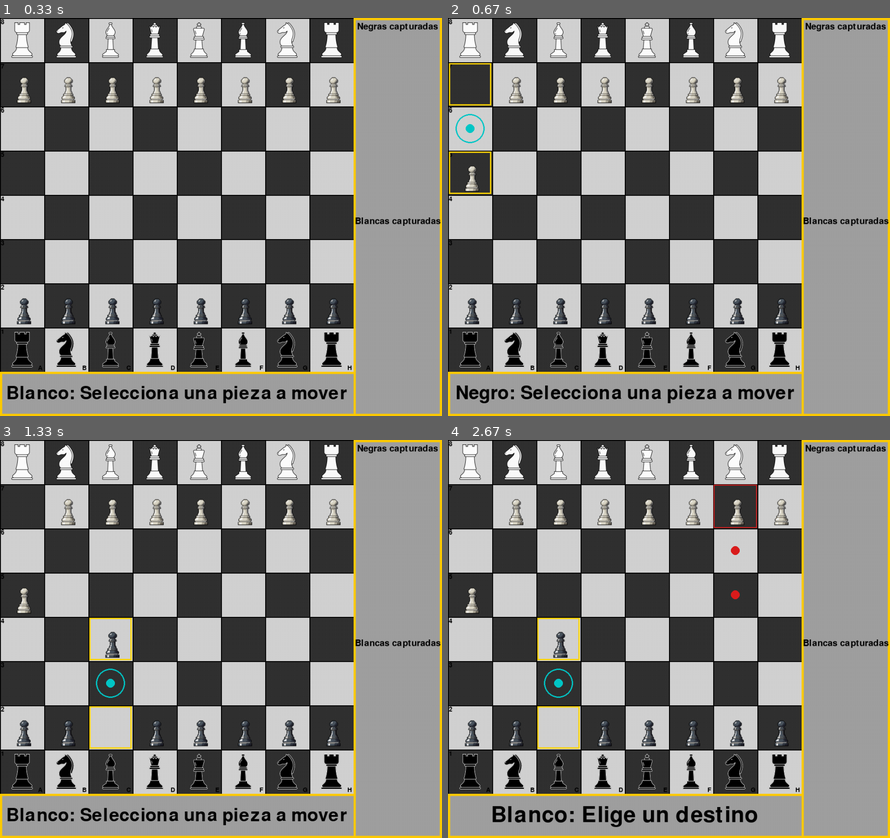
Above: before the commit, frames 1-4 (two rows, left to right).
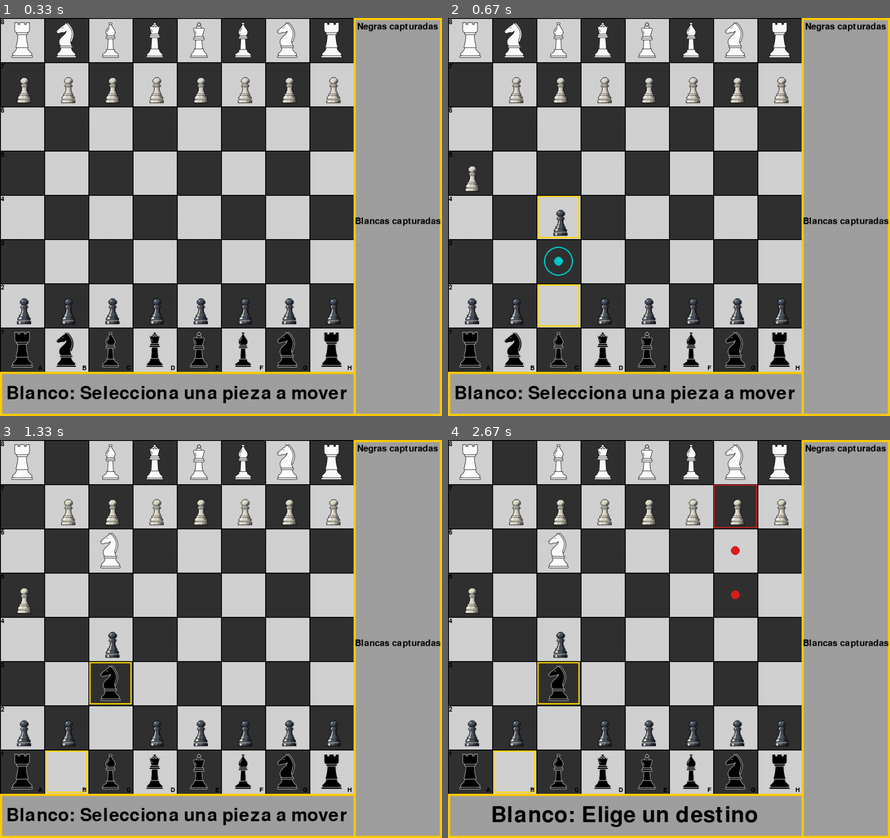
Above: after the commit, the same moments.

Repository: crisotocdev/pygame-Ajedrez
Game: pygame game, started from main.py
Same seed, same stepped clock (60 frames per second), same inputs: the game is played once before the commit and once after it.
Inputs (mouse positions are in pixels of both pictures, inside the frame that each line leads up to):
- Up to frame 1 (0.33 s): no input
- Up to frame 2 (0.67 s): tap A at 0.33 s
- Up to frame 3 (1.33 s): tap 2 at 0.67 s; hold A from 1 s (still down)
- Up to frame 4 (2.67 s): release A at 1.47 s; tap 3 at 1.5 s; hold 4 1.83-2.3 s; click (717, 523) at 2.38 s

Frame 1 is identical in both runs. In frame 2, 2.6% of the frame differs, in the area x 0-79%, y 11-97%; in frame 3, 1.8%; in frame 4, 1.8%.

Commit message:
feat(ai): niveles 2–4 (minimax αβ + quiescence), mejoras y fixes
Eval. material+PST+movilidad; orden MVV-LVA; niveles 2(d2), 3(d3), 4(d3+quiescence).

Iterative deepening con time_limit_ms=250 por defecto. Logs de búsqueda.

Fix: teclas fuera de KEYDOWN; guardas de selección para evitar IndexError.

Diff:
--- a/ai.py
+++ b/ai.py
@@ -1,66 +1,393 @@
 # ai.py
 from dataclasses import dataclass
-from typing import Callable, Optional
-import random
-
-# Valores de material (centipeones)
+from typing import Callable, Optional, Tuple, List
+import math, random, time
+
+# ==================== Tipos / contratos que main.py nos pasa ====================
+@dataclass
+class Move:
+    color: str                 # 'white' | 'black'
+    sel_index: int             # índice en white/black_pieces
+    to: Tuple[int, int]        # (x, y)
+
+GenMovesFn = Callable[[str], List[Move]]
+PieceAtFn = Callable[[Tuple[int,int]], Optional[Tuple[str,str]]]
+PieceNameByIdxFn = Callable[[str,int], str]
+IsAttackedByFn = Callable[[Tuple[int,int], str], bool]
+SimPushFn = Callable[[Move], object]   # debe devolver un "state" para deshacer
+SimPopFn = Callable[[object], None]
+InCheckFn = Callable[[str], bool]
+SideHasLegalMoveFn = Callable[[str], bool]
+
+# ===================== Parámetros de evaluación (centipeones) ===================
 PIECE_VALUE = {
     'pawn': 100, 'knight': 320, 'bishop': 330, 'rook': 500, 'queen': 900, 'king': 0
 }
 
-@dataclass
-class Move:
-    color: str            # 'white' | 'black'
-    sel_index: int        # índice dentro de white/black_pieces
-    to: tuple[int, int]   # (x, y)
-
-# --- Nivel 0: movimiento aleatorio --------------------------------------------
-def choose_random(color: str, gen_moves: Callable[[str], list[Move]]) -> Optional[Move]:
+# Tablas de casillas (desde POV blanco; para negras espejamos verticalmente)
+PST_PAWN = [
+    [  0,  0,  0,  0,  0,  0,  0,  0],
+    [ 40, 40, 40, 40, 40, 40, 40, 40],
+    [ 10, 10, 20, 30, 30, 20, 10, 10],
+    [  6,  6, 10, 25, 25, 10,  6,  6],
+    [  2,  2,  6, 12, 12,  6,  2,  2],
+    [  1,  1,  2,  4,  4,  2,  1,  1],
+    [  0,  0,  0, -2, -2,  0,  0,  0],
+    [  0,  0,  0,  0,  0,  0,  0,  0],
+]
+PST_KNIGHT = [
+    [ -40,-30,-20,-20,-20,-20,-30,-40],
+    [ -30,-15,  0,  5,  5,  0,-15,-30],
+    [ -20,  5, 10, 15, 15, 10,  5,-20],
+    [ -20,  0, 15, 22, 22, 15,  0,-20],
+    [ -20,  0, 12, 20, 20, 12,  0,-20],
+    [ -20,  5, 10, 15, 15, 10,  5,-20],
+    [ -30,-10,  0,  0,  0,  0,-10,-30],
+    [ -40,-25,-20,-20,-20,-20,-25,-40],
+]
+PST_BISHOP = [
+    [ -20,-10,-10,-10,-10,-10,-10,-20],
+    [ -10,  5,  0,  0,  0,  0,  5,-10],
+    [ -10, 10, 10, 12, 12, 10, 10,-10],
+    [ -10,  0, 12, 16, 16, 12,  0,-10],
+    [ -10,  0, 12, 16, 16, 12,  0,-10],
+    [ -10, 10, 10, 12, 12, 10, 10,-10],
+    [ -10,  5,  0,  0,  0,  0,  5,-10],
+    [ -20,-10,-10,-10,-10,-10,-10,-20],
+]
+PST_ROOK = [
+    [ 0,  0,  5,  8,  8,  5,  0,  0],
+    [ 5,  8, 12, 16, 16, 12,  8,  5],
+    [ 2,  6,  8, 12, 12,  8,  6,  2],
+    [ 0,  2,  4,  6,  6,  4,  2,  0],
+    [ 0,  2,  4,  6,  6,  4,  2,  0],
+    [ 0,  0,  2,  4,  4,  2,  0,  0],
+    [-4, -4, -2,  0,  0, -2, -4, -4],
+    [-6, -6, -4, -2, -2, -4, -6, -6],
+]
+PST_QUEEN = [
+    [ -20,-10,-10, -5, -5,-10,-10,-20],
+    [ -10,  0,  5,  0,  0,  0,  0,-10],
+    [ -10,  5,  5,  5,  5,  5,  5,-10],
+    [  -5,  0,  5,  8,  8,  5,  0, -5],
+    [  -5,  0,  5,  8,  8,  5,  0, -5],
+    [ -10,  5,  5,  5,  5,  5,  5,-10],
+    [ -10,  0,  5,  0,  0,  0,  0,-10],
+    [ -20,-10,-10, -5, -5,-10,-10,-20],
+]
+PST_KING_MID = [
+    [ -30,-40,-40,-50,-50,-40,-40,-30],
+    [ -30,-40,-40,-50,-50,-40,-40,-30],
+    [ -30,-35,-35,-45,-45,-35,-35,-30],
+    [ -20,-30,-30,-30,-30,-30,-30,-20],
+    [ -10,-20,-20,-20,-20,-20,-20,-10],
+    [  10,  5,  0,  0,  0,  0,  5, 10],
+    [  20, 20, 10,  0,  0, 10, 20, 20],
+    [  20, 30, 20,  0,  0, 20, 30, 20],
+]
+PSTS = {
+    'pawn': PST_PAWN,
+    'knight': PST_KNIGHT,
+    'bishop': PST_BISHOP,
+    'rook': PST_ROOK,
+    'queen': PST_QUEEN,
+    'king': PST_KING_MID,
+}
+
+MOBILITY_W = 4
+MATE = 100_000
+
+# ========================== Utilidades básicas ==========================
+def other(c: str) -> str:
+    return 'black' if c == 'white' else 'white'
+
+def mirror_y(y: int) -> int:
+    return 7 - y
+
+# algebra simple "a8h1" con tu sistema de coordenadas (y=0 es la fila de arriba)
+FILES = "abcdefgh"
+def sq_to_alg(sq: Tuple[int,int]) -> str:
+    x, y = sq
+    file_ = FILES[x]
+    rank = 8 - y
+    return f"{file_}{rank}"
+
+def move_to_alg(m: Move) -> str:
+    return f"{sq_to_alg_from_index(m)}{sq_to_alg(m.to)}"
+
+def sq_to_alg_from_index(m: Move) -> str:
+    # No tenemos la casilla de origen explícita en Move,
+    # así que devolvemos "??" para el from si quisiéramos SAN real.
+    # Para PV imprimimos solo destino, o "fromto" si el caller conoce el origen.
+    # Aquí devolvemos destino "e2e4" si el caller nos da el 'from'.
+    return ""  # lo dejamos vacío y el caller arma from->to si lo conoce
+
+# ========================== Niveles 0 y 1 ==========================
+def choose_random(color: str, gen_moves: GenMovesFn) -> Optional[Move]:
     moves = gen_moves(color)
     if not moves:
         return None
     return random.choice(moves)
 
-# --- Nivel 1: “captura-mejor / evita perder material” -------------------------
-# Scoring simple: (valor pieza capturada) - (valor de mi pieza si la casilla destino está atacada)
 def choose_greedy(
     color: str,
-    gen_moves: Callable[[str], list[Move]],
-    piece_at: Callable[[tuple[int,int]], Optional[tuple[str, str]]],          # -> (name, color) | None
-    piece_name_by_index: Callable[[str, int], str],                            # -> name
-    is_attacked_by: Callable[[tuple[int,int], str], bool]                      # (square, by_color) -> bool
+    gen_moves: GenMovesFn,
+    piece_at: PieceAtFn,
+    piece_name_by_index: PieceNameByIdxFn,
+    is_attacked_by: IsAttackedByFn,
 ) -> Optional[Move]:
     moves = gen_moves(color)
     if not moves:
         return None
-
     opp = 'black' if color == 'white' else 'white'
 
     def score(m: Move) -> float:
         gain = 0
-        target = piece_at(m.to)
-        if target:
-            gain += PIECE_VALUE.get(target[0], 0)
-
-        # Penaliza si el destino está atacado por el rival
+        tgt = piece_at(m.to)
+        if tgt:
+            gain += PIECE_VALUE.get(tgt[0], 0)
         my_piece = piece_name_by_index(color, m.sel_index)
         if is_attacked_by(m.to, opp):
             gain -= PIECE_VALUE.get(my_piece, 0)
-
-        # Desempate leve
-        return gain + random.random() * 0.01
+        return gain + random.random() * 0.01  # leve desempate
 
     return max(moves, key=score, default=None)
 
-# --- Nivel 2 (futuro): minimax d=2 (necesita simulación limpia) ---------------
-# De momento dejamos un “stub” para cuando quieras avanzar:
-def choose_minimax_stub(*args, **kwargs):
-    # Retorna None para que el caller haga fallback
-    return None
-
+# ========================== Evaluación ==========================
+def eval_static(
+    to_move: str,
+    gen_moves: GenMovesFn,
+    piece_at: PieceAtFn,
+) -> int:
+    """
+    Devuelve el score desde el punto de vista de quien mueve (negamax).
+    Base: material + PST + movilidad.
+    """
+    total = 0
+
+    # Material + PST
+    for y in range(8):
+        for x in range(8):
+            p = piece_at((x, y))
+            if not p:
+                continue
+            name, col = p
+            val = PIECE_VALUE.get(name, 0)
+            pst = PSTS[name]
+            pst_bonus = pst[y][x] if col == 'white' else pst[mirror_y(y)][x]
+            if col == 'white':
+                total += val + pst_bonus
+            else:
+                total -= val + pst_bonus
+
+    # Movilidad
+    try:
+        mob = len(gen_moves('white')) - len(gen_moves('black'))
+        total += MOBILITY_W * mob
+    except Exception:
+        pass
+
+    # Negamax: devolver score desde la perspectiva del que mueve
+    return total if to_move == 'white' else -total
+
+def order_moves(
+    moves: List[Move],
+    piece_at: PieceAtFn,
+    piece_name_by_index: PieceNameByIdxFn,
+) -> List[Move]:
+    """Capturas primero (MVV-LVA). Silenciosas: preferir centro."""
+    def key(m: Move):
+        tgt = piece_at(m.to)
+        if tgt:
+            victim = PIECE_VALUE.get(tgt[0], 0)
+            attacker = PIECE_VALUE.get(piece_name_by_index(m.color, m.sel_index), 0)
+            return (1, victim - 0.01 * attacker)  # grupo capturas
+        # silenciosa: prima centro
+        cx, cy = 3.5, 3.5
+        dx = m.to[0] - cx
+        dy = m.to[1] - cy
+        base = -(dx*dx + dy*dy)  # más cerca del centro = mayor
+        return (0, base)
+
+    return sorted(moves, key=key, reverse=True)
+
+# ========================== Quiescence search ==========================
+NODES = 0  # contador global por búsqueda
+
+def qsearch(
+    to_move: str,
+    alpha: int, beta: int,
+    gen_moves: GenMovesFn,
+    piece_at: PieceAtFn,
+    piece_name_by_index: PieceNameByIdxFn,
+    sim_push: SimPushFn, sim_pop: SimPopFn,
+) -> int:
+    global NODES
+    NODES += 1
+
+    stand_pat = eval_static(to_move, gen_moves, piece_at)
+    if stand_pat >= beta:
+        return beta
+    if stand_pat > alpha:
+        alpha = stand_pat
+
+    # Solo capturas (ignoramos EP por simplicidad)
+    moves = [m for m in gen_moves(to_move) if piece_at(m.to) is not None]
+    # Ordenar capturas también ayuda
+    moves = order_moves(moves, piece_at, piece_name_by_index)
+
+    for m in moves:
+        st = sim_push(m)
+        score = -qsearch(other(to_move), -beta, -alpha,
+                         gen_moves, piece_at, piece_name_by_index,
+                         sim_push, sim_pop)
+        sim_pop(st)
+
+        if score >= beta:
+            return beta
+        if score > alpha:
+            alpha = score
+
+    return alpha
+
+# ========================== Negamax + αβ ==========================
+def negamax(
+    depth: int,
+    to_move: str,
+    alpha: int, beta: int,
+    gen_moves: GenMovesFn,
+    piece_at: PieceAtFn,
+    piece_name_by_index: PieceNameByIdxFn,
+    sim_push: SimPushFn, sim_pop: SimPopFn,
+    in_check: InCheckFn,
+    use_quiescence: bool,
+) -> Tuple[int, Optional[Move], List[Move]]:
+    """
+    Devuelve (score, best_move, PV)
+    """
+    global NODES
+    moves = gen_moves(to_move)
+
+    # terminal
+    if not moves:
+        if in_check(to_move):
+            return -MATE, None, []
+        else:
+            return 0, None, []
+
+    # hoja
+    if depth == 0:
+        if use_quiescence:
+            return qsearch(to_move, alpha, beta,
+                           gen_moves, piece_at, piece_name_by_index,
+                           sim_push, sim_pop), None, []
+        else:
+            return eval_static(to_move, gen_moves, piece_at), None, []
+
+    best_score = -math.inf
+    best_move: Optional[Move] = None
+    best_pv: List[Move] = []
+
+    # ordenamiento
+    moves = order_moves(moves, piece_at, piece_name_by_index)
+
+    for m in moves:
+        NODES += 1
+        st = sim_push(m)
+        val, _, pv_child = negamax(
+            depth - 1, other(to_move), -beta, -alpha,
+            gen_moves, piece_at, piece_name_by_index,
+            sim_push, sim_pop, in_check,
+            use_quiescence
+        )
+        sim_pop(st)
+
+        score = -val
+        if score > best_score:
+            best_score = score
+            best_move = m
+            best_pv = [m] + pv_child
+
+        if score > alpha:
+            alpha = score
+        if alpha >= beta:
+            break
+
+    return int(best_score), best_move, best_pv
+
+class SearchAbort(Exception):
+    pass
+
+# ========================== Elección Minimax (niveles 2–4) ==========================
+def choose_minimax(
+    color: str,
+    gen_moves: GenMovesFn,
+    piece_at: PieceAtFn,
+    piece_name_by_index: PieceNameByIdxFn,
+    is_attacked_by: IsAttackedByFn,  # no lo usamos aún, queda para mejoras
+    sim_push: SimPushFn,
+    sim_pop: SimPopFn,
+    in_check: InCheckFn,
+    side_has_legal_move: SideHasLegalMoveFn,  # no lo usamos aún
+    depth: int = 3,
+    time_limit_ms: int = 250,
+    use_quiescence: bool = False,
+    last_move: Optional[Tuple[Tuple[int,int], Tuple[int,int]]] = None,  # opcional, no usado
+) -> Optional[Move]:
+    global NODES
+    best_move = None
+    best_pv: List[Move] = []
+    start = time.perf_counter()
+
+    # iterative deepening 1..depth
+    for d in range(1, depth + 1):
+        NODES = 0
+        val, mv, pv = negamax(
+            depth=d, to_move=color,
+            alpha=-math.inf, beta=+math.inf,
+            gen_moves=gen_moves,
+            piece_at=piece_at,
+            piece_name_by_index=piece_name_by_index,
+            sim_push=sim_push, sim_pop=sim_pop,
+            in_check=in_check,
+            use_quiescence=use_quiescence,
+        )
+        elapsed = max(1e-9, time.perf_counter() - start)
+        nps = int(NODES / elapsed)
+
+        if mv:
+            best_move = mv
+            best_pv = pv
+
+        # imprime stats de esta iteración
+        pv_str = " ".join(f"{sq_to_alg(frm)}{sq_to_alg(m.to)}"
+                          if frm is not None else f"{sq_to_alg(m.to)}"
+                          for frm, m in _pv_with_from(best_pv, gen_moves))
+        print(f"[AI] depth={d} score={val} nodes={NODES} nps={nps} pv={pv_str}")
+
+        # control de tiempo “blando”
+        if (elapsed * 1000.0) >= time_limit_ms:
+            break
+
+    return best_move
+
+def _pv_with_from(pv: List[Move], gen_moves: GenMovesFn):
+    """
+    Intenta reconstruir 'from' de forma barata:
+    para cada move de la PV, buscamos entre los legales de ese color
+    cuál pieza tiene 'sel_index' y su ubicación actual.
+    Nota: solo para imprimir; no se usa en la búsqueda.
+    """
+    # Clonamos la posición implícitamente a través de sim_push/sim_pop
+    # pero aquí no las tenemos; así que devolvemos (None, move).
+    # Si querés de verdad "from", más adelante podemos exponerlo desde main.py.
+    return [(None, m) for m in pv]
+
+# ========================== Selector por nivel ==========================
 def choose_by_level(level: int, **kwargs) -> Optional[Move]:
     color = kwargs['color']
     gen_moves = kwargs['gen_moves']
+
     if level <= 0:
         return choose_random(color, gen_moves)
     elif level == 1:
@@ -72,12 +399,23 @@
             kwargs['is_attacked_by'],
         )
     else:
-        # más adelante minimax d=2
-        mv = choose_minimax_stub()
-        return mv or choose_greedy(
-            color,
-            gen_moves,
-            kwargs['piece_at'],
-            kwargs['piece_name_by_index'],
-            kwargs['is_attacked_by'],
+        # nivel 2 → depth=2 (sin quiescence)
+        # nivel 3 → depth=3 (sin quiescence)
+        # nivel 4 → depth=3 (con quiescence)
+        depth = 2 if level == 2 else 3
+        use_qs = (level >= 4)
+        return choose_minimax(
+            color=color,
+            gen_moves=gen_moves,
+            piece_at=kwargs['piece_at'],
+            piece_name_by_index=kwargs['piece_name_by_index'],
+            is_attacked_by=kwargs['is_attacked_by'],
+            sim_push=kwargs['sim_push'],
+            sim_pop=kwargs['sim_pop'],
+            in_check=kwargs['in_check'],
+            side_has_legal_move=kwargs['side_has_legal_move'],
+            depth=depth,
+            time_limit_ms=400,
+            use_quiescence=use_qs,
+            last_move=kwargs.get('last_move'),
         )
--- a/main.py
+++ b/main.py
@@ -75,6 +75,7 @@
 game_over = None      # None | 'white' | 'black' | 'draw'
 last_move = None      # ((fx,fy),(tx,ty))
 history = []          # pila de estados para deshacer
+ai_busy = False
 
 # ---- Enroque: flags de movimiento de rey y torres ----
 white_king_moved = False
@@ -882,8 +883,10 @@
 
 # ---- Helpers de selección / jaque / simulación --------------------------------
 def check_valid_moves():
-    options_list = white_options if turn_step < 2 else black_options
-    return options_list[selection]
+        options_list = white_options if turn_step < 2 else black_options
+        if selection == 100 or selection < 0 or selection >= len(options_list):
+            return []
+        return options_list[selection]
 
 def draw_valid(moves, square):
     # no dibujar si el modal de promoción está activo o si ocultamos ayudas
@@ -1067,6 +1070,16 @@
 
     return did_capture
 
+def sim_push(move):
+    st = _clone_state()
+    _apply_move(move.color, move.sel_index, move.to, simulate=True)
+    _recalc_options()  # importante: recalcular opciones tras simular
+    return st
+
+def sim_pop(st):
+    _restore_state(st)
+    _recalc_options()
+
 def _king_pos(color):
     if color == 'white':
         k = white_pieces.index('king'); return white_locations[k]
@@ -1089,6 +1102,8 @@
 
 def legal_moves_for_selection():
     base = check_valid_moves()
+    if not base:
+        return []
     color = 'white' if turn_step < 2 else 'black'
     sel = selection
     return [mv for mv in base if not leaves_king_in_check(color, sel, mv)]
@@ -1185,27 +1200,38 @@
     return last_move
 
 def ai_play_current_turn():
-    if game_over is not None:
+    global ai_busy
+    if game_over is not None or ai_busy:
         return
 
-    color = 'white' if turn_step < 2 else 'black'
-
-    mv = choose_by_level(
-        ai_level,
-        color=color,
-        gen_moves=generate_legal_moves,
-        piece_at=piece_at,
-        piece_name_by_index=piece_name_by_index,
-        is_attacked_by=is_attacked_by,
-    )
-    if not mv:
-        return
-
-    make_move(mv)
-
-    # Si la IA promovió, promocionar a dama automáticamente
-    if awaiting_promotion and promotion_pending and promotion_pending.get('color') == color:
-        finalize_promotion('queen')  # la opción simple
+    ai_busy = True
+    try:
+        color = 'white' if turn_step < 2 else 'black'
+        mv = choose_by_level(
+            ai_level,
+            color=color,
+            gen_moves=generate_legal_moves,
+            piece_at=piece_at,
+            piece_name_by_index=piece_name_by_index,
+            is_attacked_by=is_attacked_by,
+            # para minimax:
+            sim_push=sim_push,
+            sim_pop=sim_pop,
+            in_check=in_check,
+            side_has_legal_move=side_has_legal_move,
+            last_move=last_move,
+        )
+        if not mv:
+            return
+        make_move(mv)
+
+        # Si la IA promovió, decide dama por defecto
+        if awaiting_promotion and promotion_pending and promotion_pending.get('color') == color:
+            finalize_promotion('queen')
+    finally:
+        ai_busy = False
+
+
 
 def unmake_last():
     if history:
@@ -1291,12 +1317,12 @@
                     finalize_promotion(keymap[event.key])
                 continue  # no procesar más teclas mientras el modal esté abierto
 
-             # F1: mostrar/ocultar ayuda
+            # F1: mostrar/ocultar ayuda
             if event.key == pygame.K_F1:
                 show_help = not show_help
 
             # Flip de tablero
-            if event.key == pygame.K_f:
+            elif event.key == pygame.K_f:
                 flipped = not flipped
 
             # Toggle de ayudas
@@ -1322,9 +1348,24 @@
             elif event.key in (pygame.K_1, pygame.K_KP1):
                 ai_level = 1
                 print("IA nivel 1 (greedy)")
+            elif event.key in (pygame.K_2, pygame.K_KP2):
+                ai_level = 2
+                print("IA nivel 2 (minimax d=2)")
+            elif event.key in (pygame.K_3, pygame.K_KP3):
+                ai_level = 3
+                print("IA nivel 3 (minimax d=3)")
+            elif event.key in (pygame.K_4, pygame.K_KP4):
+                ai_level = 4
+                print("IA nivel 4 (minimax d=3 + quiescence)")
             elif event.key == pygame.K_a:
+                if not ai_busy:
+                    ai_play_current_turn()
+                else:
+                    print("IA pensando... espera a que termine.")
                 # IA juega el turno ACTUAL (respeta promoción y fin de partida)
                 ai_play_current_turn()
+
+
 
         elif event.type == pygame.MOUSEMOTION:
             # actualizar posición del mouse para arrastre
Not shown, changed: .gitignore
